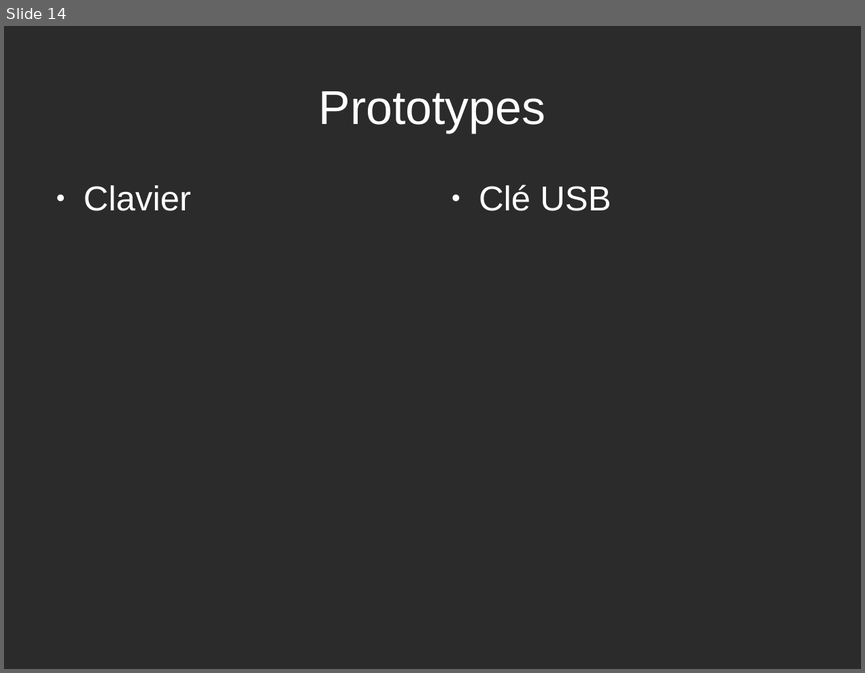
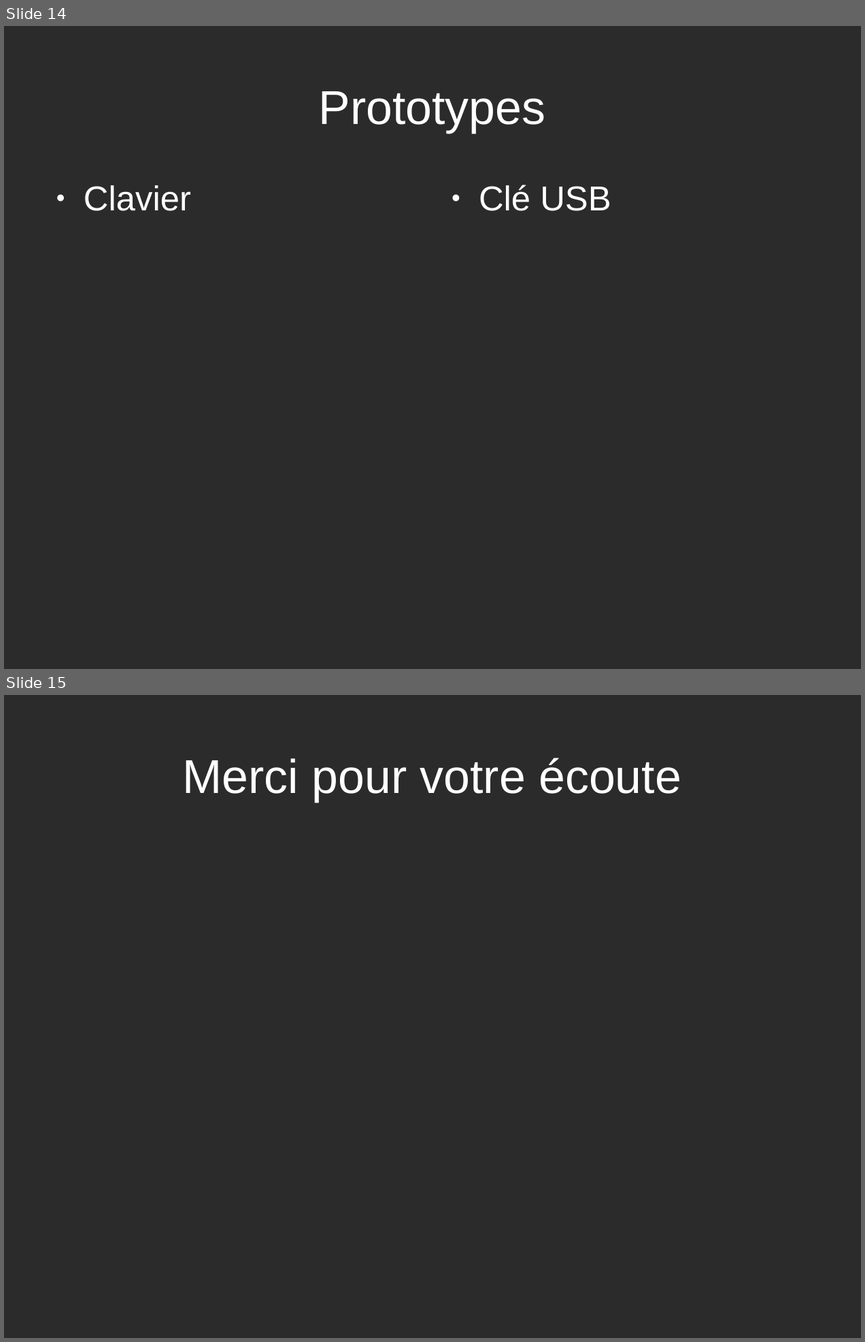
Before and after one commit to rguillomon/IMA3-4_Project, a slide deck: P12(périphUSB).odp. Shown one above the other, each under a label of ours: slide 14 before the commit, slides 14 and 15 after it. The pictures are 865x673 and 865x1342 pixels, drawn with LibreOffice and Linux fonts; fonts in the diff are those of the drawing; background and template pictures are left out; a plain dark background stands for a picture behind light text. Boxes give left, top, right and bottom in pixels: in the first picture for what was removed or moved away, otherwise in the second. Text is boxed around its words. In the diff, an @@ line names an element or a change of style, - is before the commit and + after.

```diff
--- a/P12(périphUSB).odp
+++ b/P12(périphUSB).odp
@@ slide 15 added at (x1=4, y1=695, x2=861, y2=1338), background picture (left out) @@
@@ title added at (x1=183, y1=758, x2=681, y2=802), 44 pt, text #FFFFFF @@
+Merci pour votre écoute
```
Also in this commit, not shown: 1 slide changed, 1 other slide added, 2 slides removed.
